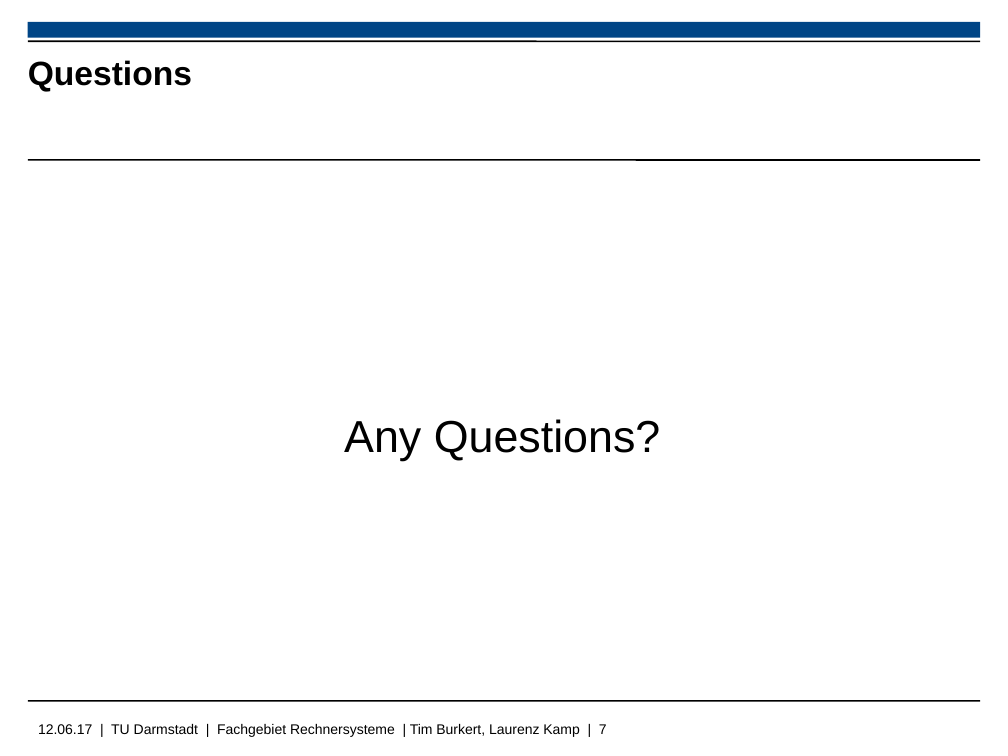
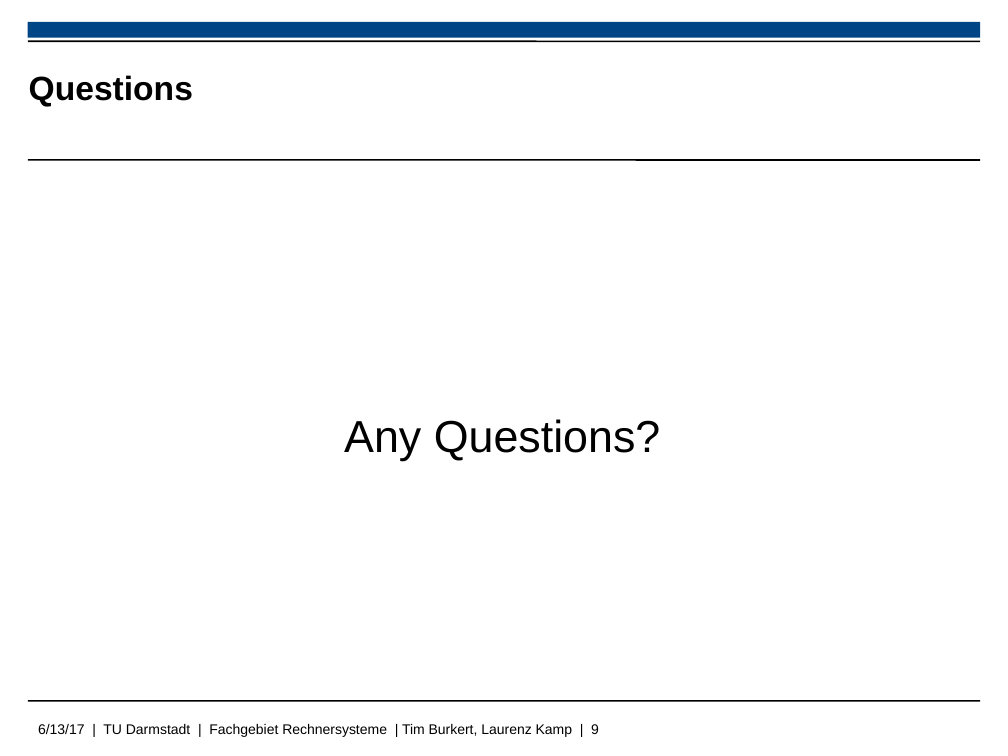
Before and after one commit to Gehhilfe/ll-state-encoding, a slide deck: slide 9 of doc/slides.odp (slide 7 before the commit). Drawn at 1008x756 pixels with LibreOffice and Linux fonts; fonts in the diff are those of the drawing; background and template pictures are left out. Boxes give left, top, right and bottom in pixels: in the first picture for what was removed or moved away, otherwise in the second. Text is boxed around its words. In the diff, an @@ line names an element or a change of style, - is before the commit and + after.

Commit message:
Updated slides.

```diff
--- a/doc/slides.odp
+++ b/doc/slides.odp
@@ title "Questions": place and size @@
-title "Questions" at [28,60,192,92]
+title "Questions" at [29,75,193,107]
@@ text at [38,724,599,737]: text changed @@
-12.06.17 | TU Darmstadt | Fachgebiet Rechnersysteme | Tim Burkert, Laurenz Kamp | 7
+6/13/17 | TU Darmstadt | Fachgebiet Rechnersysteme | Tim Burkert, Laurenz Kamp | 9
```
Also in this commit, not shown: 1 other slide changed, 7 slides added, 3 slides removed, 2 other files.
